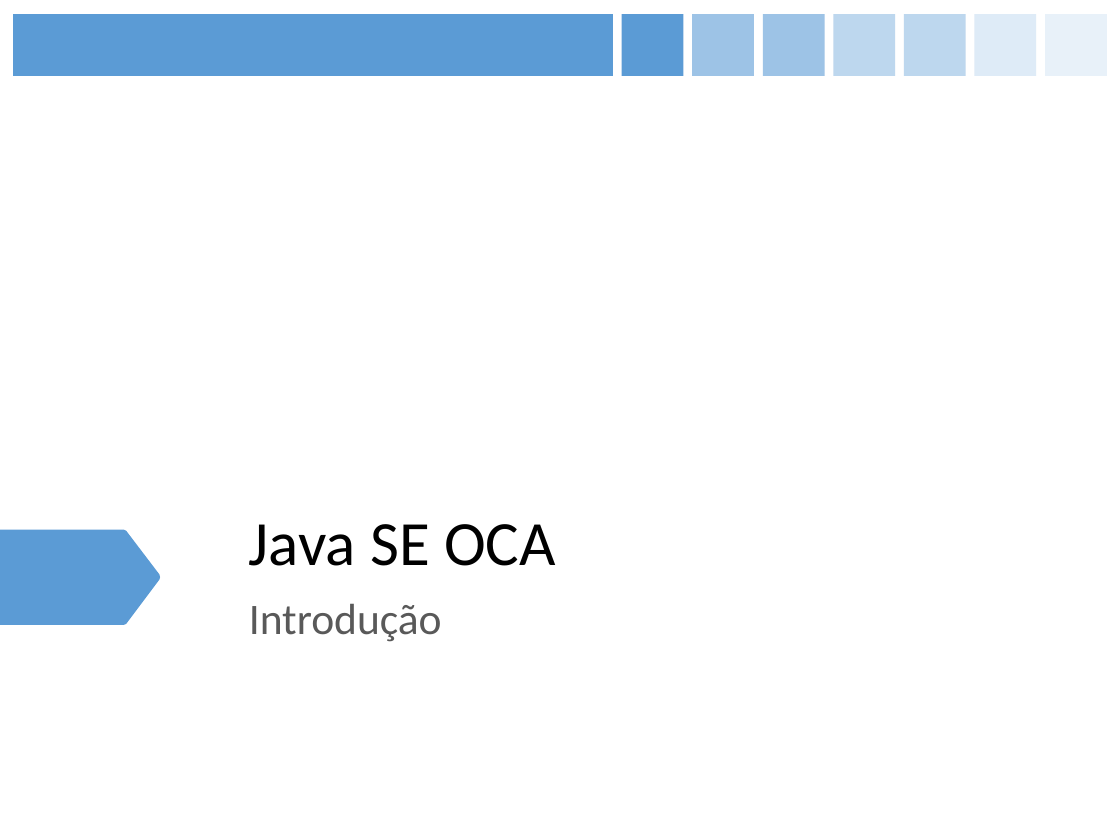
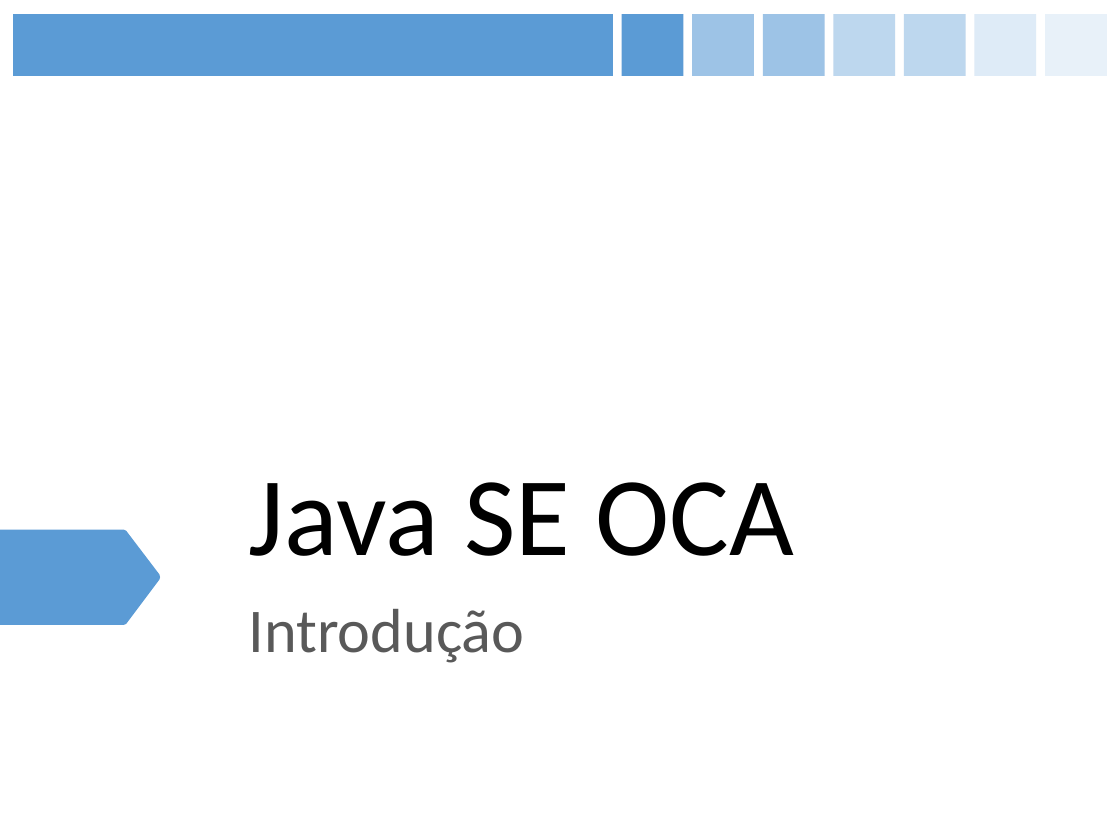
Before and after one commit to figueiredojrr/treinamentoJavaSeOcaAgosto, a slide deck: slide 2 of TreinamentoJavaSeOca/documentos/apresentação/OCA.pptx. Drawn at 1120x840 pixels with LibreOffice and Linux fonts; fonts in the diff are those of the drawing. Boxes give left, top, right and bottom in pixels: in the first picture for what was removed or moved away, otherwise in the second. Text is boxed around its words. In the diff, an @@ line names an element or a change of style, - is before the commit and + after.

```diff
--- a/TreinamentoJavaSeOca/documentos/apresentação/OCA.pptx
+++ b/TreinamentoJavaSeOca/documentos/apresentação/OCA.pptx
@@ title "Java SE OCA" at (249, 482, 795, 556): size 40.5 to 72 pt @@
@@ subtitle "Introdução" at (249, 609, 524, 663): size 28 to 40 pt @@
```
Also in this commit, not shown: 3 other slides changed, 9 slides added.
